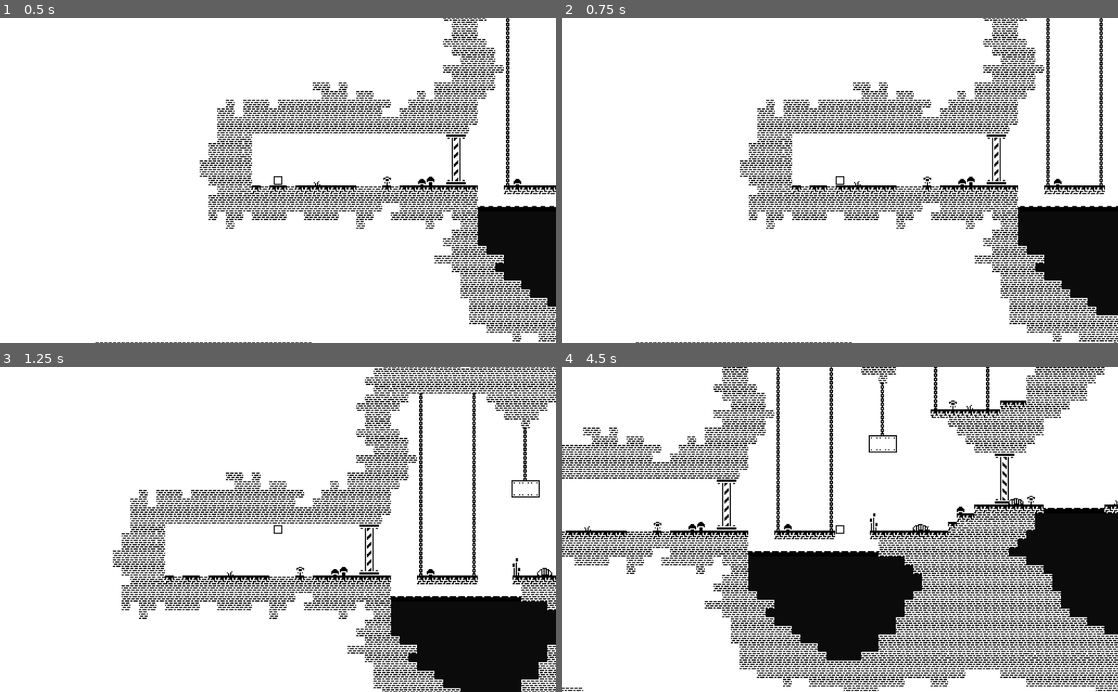
Above: before the commit, frames 1-4 (two rows, left to right).
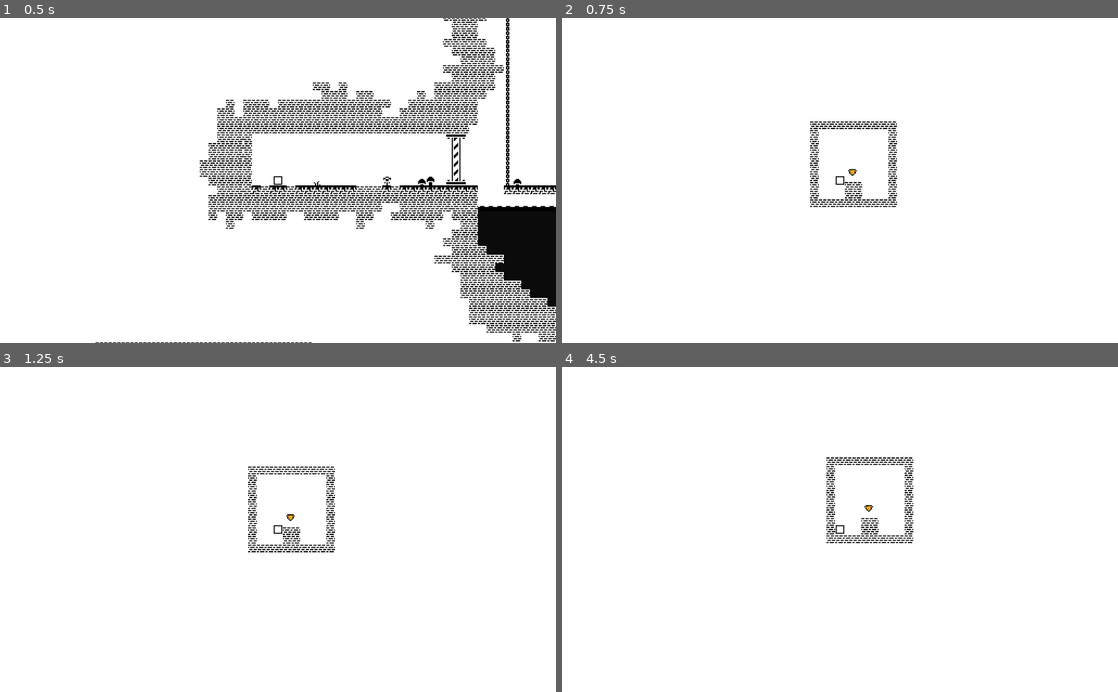
Above: after the commit, the same moments.

Repository: Yagoi23/Vild
Game: Godot game, scene res://Levels/TheReach.tscn
Two runs of this game, one before a commit and one after it. Both use one fixed random seed, a clock stepped at 60 frames per second and the inputs below. The project has no main scene, so this scene is started directly.
Inputs:
- Up to frame 1 (0.5 s): no input
- Up to frame 2 (0.75 s): hold D (move_right) from 0.53 s (still down); tap W (w) at 0.6 s
- Up to frame 3 (1.25 s): keep holding D (move_right); tap Space (jump) at 0.77 s
- Up to frame 4 (4.5 s): tap W (w) every 0.75 s from 1.35 to 4.35 s; tap Space (jump) at 1.52, 3.02, 3.77 s; release D (move_right) at 2.03 s; hold A (move_left) 2.03-2.78 s; hold D (move_right) 2.78-4.28 s; hold A (move_left) from 4.28 s (still down)

Frame 1 is identical in both runs. In frame 2, 16% of the frame differs, in the area x 13-100%, y 0-100%; in frame 3, 21%; in frame 4, 35%, in the area x 0-100%, y 0-100%.

Commit message:
added travelling

Diff:
--- a/Levels/SewerEntrance1.gd
+++ b/Levels/SewerEntrance1.gd
@@ -5,6 +5,7 @@
 func _process(delta):
 	if can_travel == true and Input.is_action_just_pressed("w"):
 		print("travelled")
+		get_tree().change_scene("res://Levels/TheNachoRoom.tscn")
 
 func _on_Area2D_body_entered(body):
 	can_travel = true
